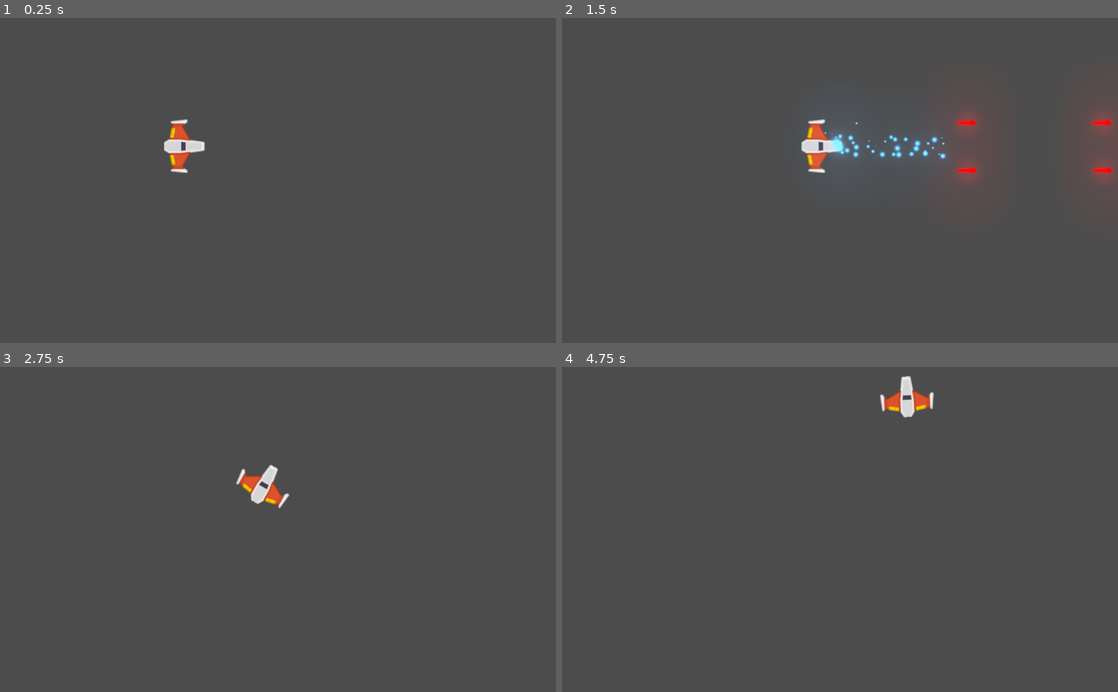
Above: before the commit, frames 1-4 (two rows, left to right).
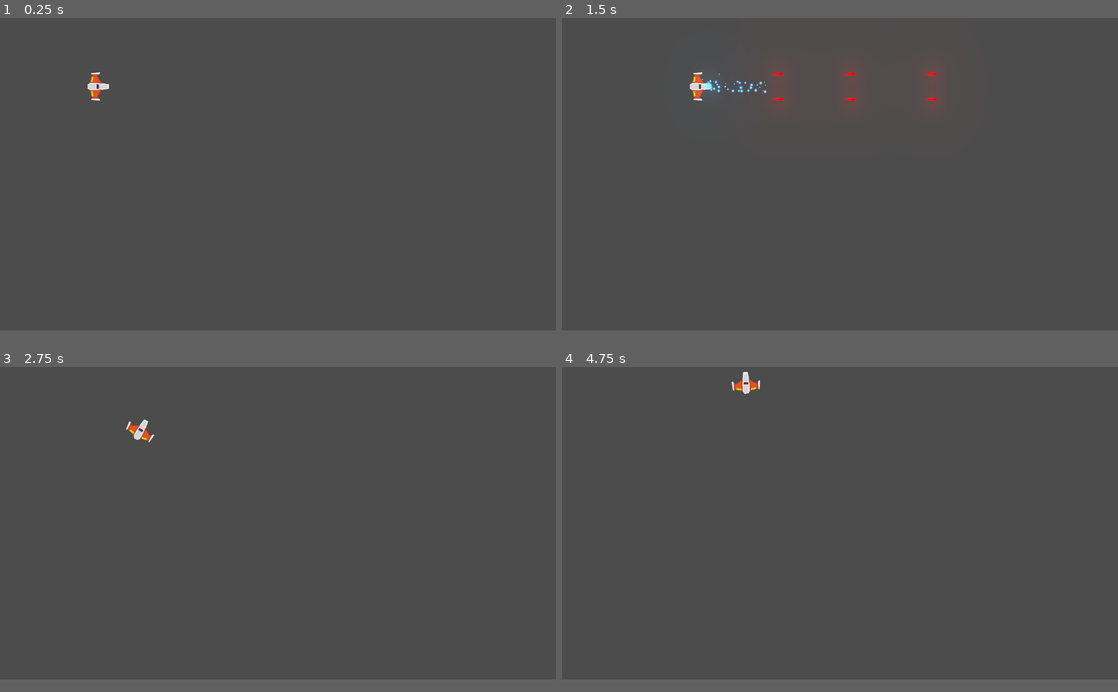
Above: after the commit, the same moments.

Repository: franco014/proyecto-meteoritos
Game: Godot game, scene res://Juego/Niveles/NivelTest.tscn
The game is run twice, just before and just after one commit, with the same random seed, the same clock (stepped at 60 frames per second) and the same inputs.
Inputs (mouse positions are in pixels of both pictures, inside the frame that each line leads up to):
- Up to frame 1 (0.25 s): no input
- Up to frame 2 (1.5 s): tap Enter at 0.5 s; move the mouse to (962, 164) at 0.52 s; press the mouse at (962, 164) at 0.53 s; hold W (mover_adelante) 0.53-1.28 s; move the mouse to (728, 196) at 1.27 s; release the mouse at (728, 196) at 1.28 s; hold S (mover_atras) from 1.28 s (still down); right-click (728, 196) at 1.35 s
- Up to frame 3 (2.75 s): move the mouse to (333, 458) at 2.02 s; release S (mover_atras) at 2.03 s; hold W (mover_adelante) from 2.03 s (still down); hold A (rotar_antihorario) from 2.03 s (still down)
- Up to frame 4 (4.75 s): move the mouse to (812, 594) at 2.77 s; release A (rotar_antihorario) at 2.78 s; tap D (rotar_horario) at 2.85 s; move the mouse to (1006, 578) at 3.52 s; release W (mover_adelante) at 3.53 s; press the mouse at (1006, 578) at 3.53 s; hold S (mover_atras) from 3.53 s (still down); move the mouse to (673, 480) at 4.27 s; release the mouse at (673, 480) at 4.28 s; right-click (673, 480) at 4.35 s
In our replay, the window is 800x468 before the commit and 800x450 after it. These sizes can differ from the game's own. Grey fills any space a smaller window leaves; there, only what the larger window draws over its background counts as a difference.

The runs differ from the first frame. In frame 1, 0.8% of the frame differs, in the area x 15-37%, y 16-48%; in frame 2, 3.2%, in the area x 23-100%, y 16-52%; in frame 3, 0.8%; in frame 4, 0.8%.

Commit message:
Update project.godot

Diff:
--- a/project.godot
+++ b/project.godot
@@ -44,13 +44,24 @@
 
 [application]
 
-config/name="meteoritos"
+config/name="Meteoritos"
 run/main_scene="res://Juego/Niveles/NivelTest.tscn"
-config/icon="res://icon.png"
+config/icon="res://Juego/naves/player/player_orange.png"
 
 [autoload]
 
 Eventos="*res://Juego/autoloads/eventos.gd"
+
+[display]
+
+window/size/width=1920
+window/size/height=1080
+window/size/resizable=false
+window/size/always_on_top=true
+window/size/test_width=1280
+window/size/test_height=720
+window/stretch/mode="2d"
+window/stretch/aspect="keep"
 
 [input]
 
@@ -90,6 +101,19 @@
  ]
 }
 
+[layer_names]
+
+2d_render/layer_1="player"
+2d_physics/layer_1="player"
+2d_render/layer_2="enemigos"
+2d_physics/layer_2="enemigos"
+2d_render/layer_3="meteoritos"
+2d_physics/layer_3="meteoritos"
+2d_render/layer_4="proyectil_player"
+2d_physics/layer_4="proyectil_player"
+2d_render/layer_5="proyectil_enemigo"
+2d_physics/layer_5="proyectil_enemigo"
+
 [rendering]
 
 environment/default_environment="res://default_env.tres"
